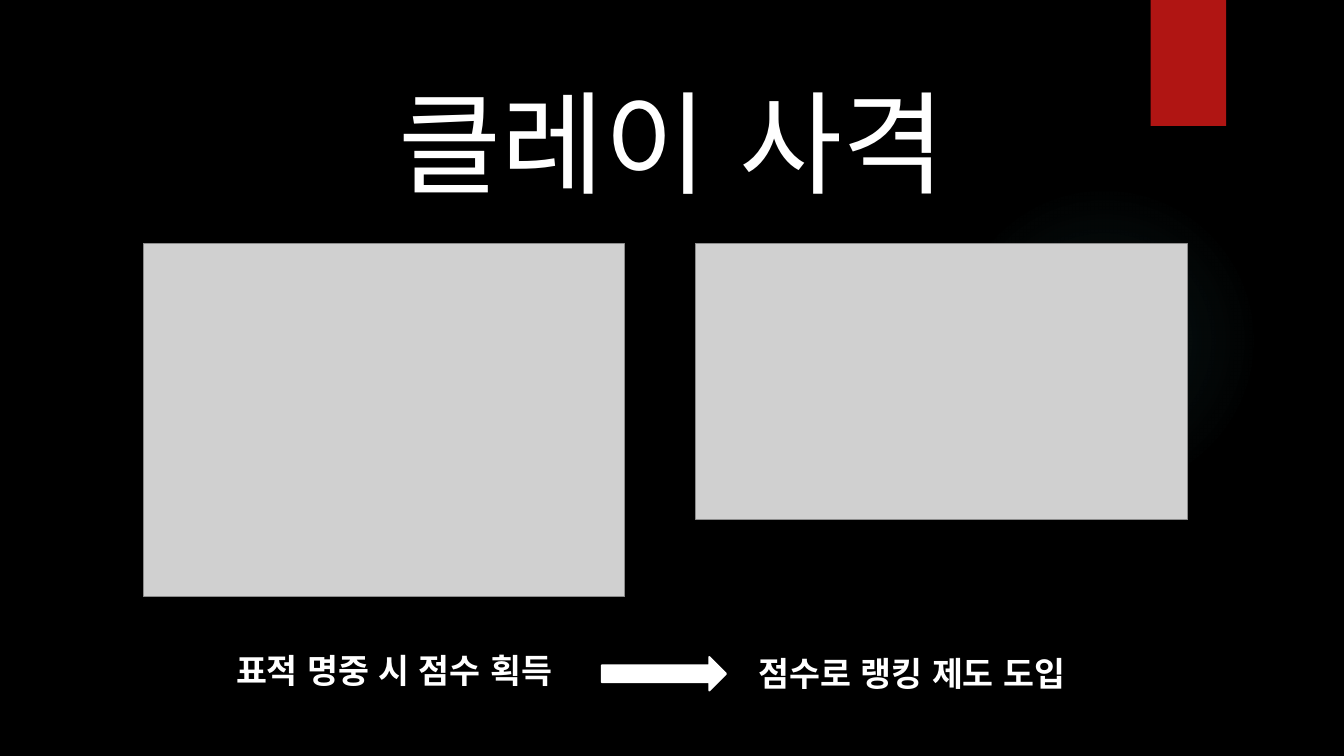
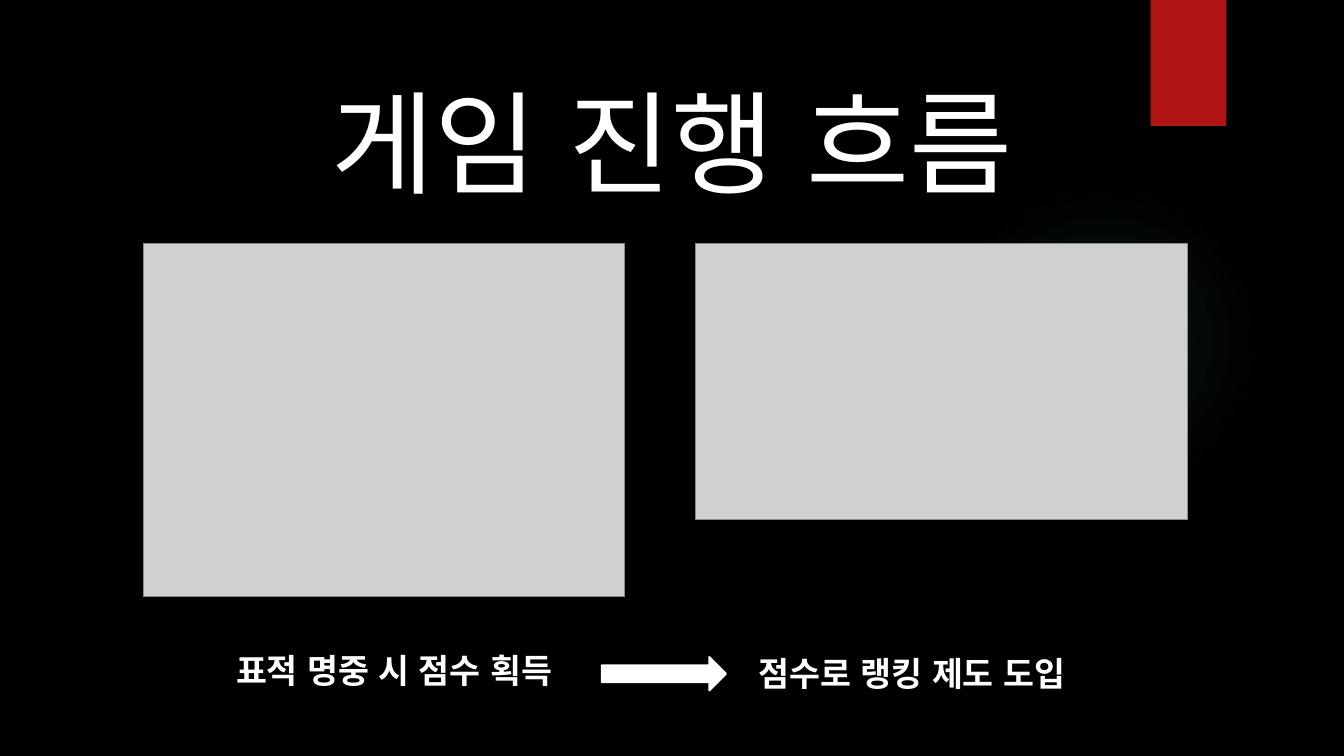
Before and after one commit to Sheep-IK/Drill_Project, a slide deck: slide 5 of 발표 PPT.pptx. Drawn at 1344x756 pixels with LibreOffice and Linux fonts; fonts in the diff are those of the drawing; grey boxes stand for pictures; background and template pictures are left out. Boxes give left, top, right and bottom in pixels: in the first picture for what was removed or moved away, otherwise in the second. Text is boxed around its words. In the diff, an @@ line names an element or a change of style, - is before the commit and + after.

```diff
--- a/발표 PPT.pptx
+++ b/발표 PPT.pptx
@@ text at (331,92,1012,194): text changed @@
-클레이 사격
+게임 진행 흐름
```
Also in this commit, not shown: 2 other slides changed, 1 other file.
